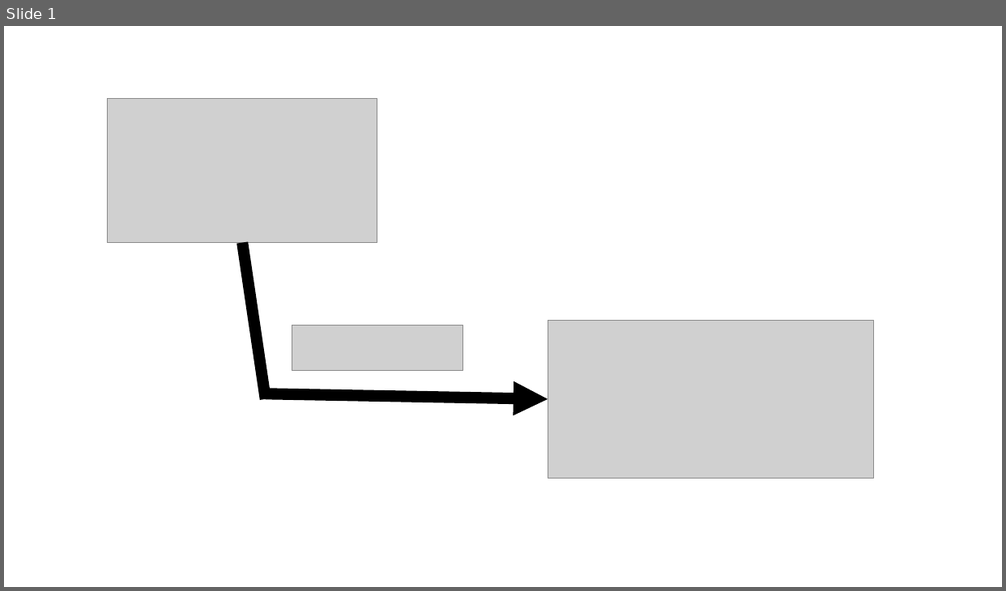
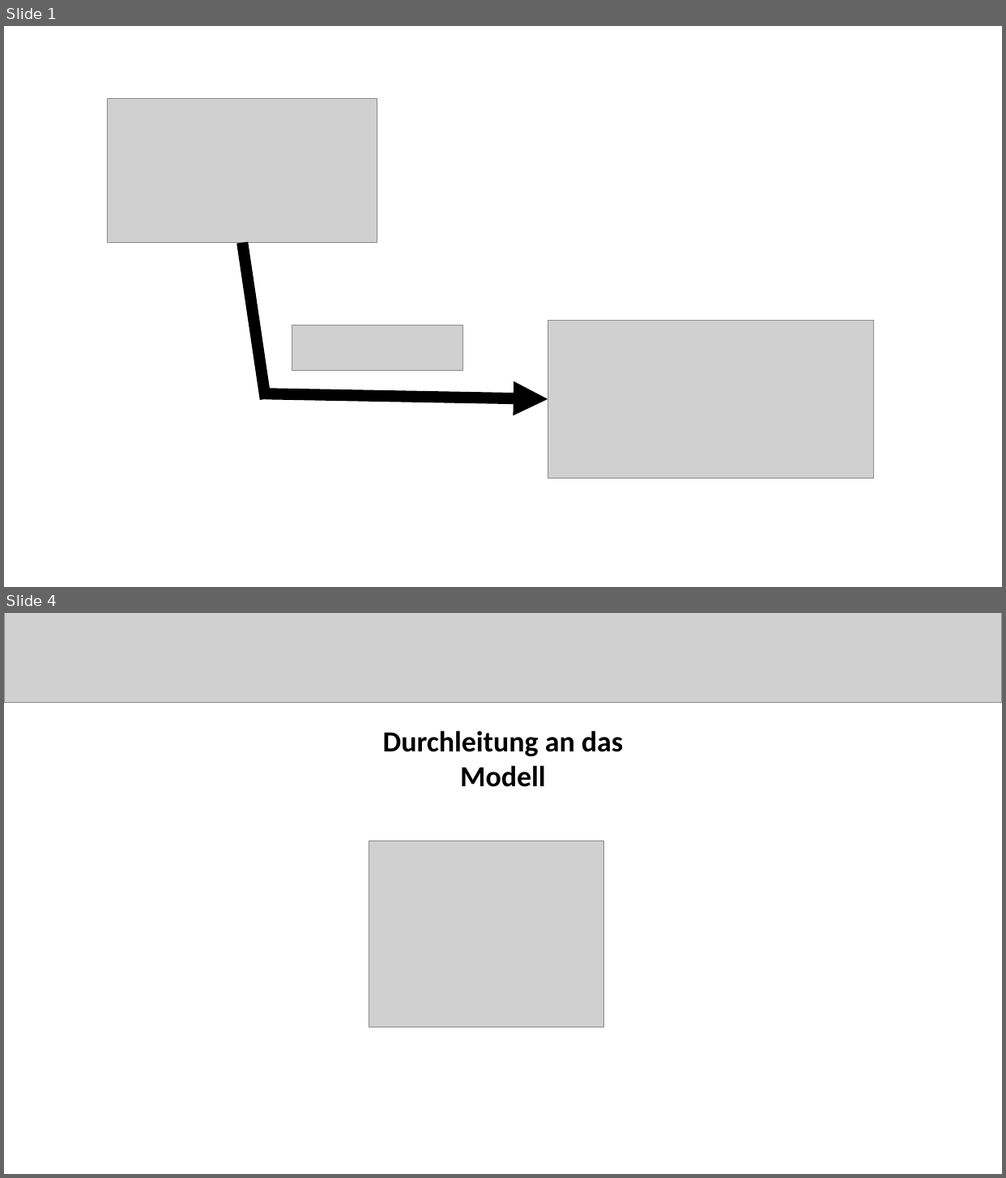
Before and after one commit to osl2/DAQ-Documents, a slide deck: 2-Entwurf/1-Phasenartefakt/Vortrag/Vortrag - Entwurf.pptx. Shown one above the other, each under a label of ours: slide 1 before the commit, slides 1 and 4 after it; the slides between them are not shown. The pictures are 1006x591 and 1006x1178 pixels, drawn with LibreOffice and Linux fonts; fonts in the diff are those of the drawing; grey boxes stand for pictures. Boxes give left, top, right and bottom in pixels: in the first picture for what was removed or moved away, otherwise in the second. Text is boxed around its words. In the diff, an @@ line names an element or a change of style, - is before the commit and + after.

```diff
--- a/2-Entwurf/1-Phasenartefakt/Vortrag/Vortrag - Entwurf.pptx
+++ b/2-Entwurf/1-Phasenartefakt/Vortrag/Vortrag - Entwurf.pptx
@@ slide 4 added at (4, 613, 1002, 1174), background #FFFFFF @@
@@ picture added at (4, 613, 1002, 703) @@
@@ text added at (383, 730, 623, 787), 28 pt, text #000000, bold @@
+Durchleitung an das Modell
@@ picture added at (368, 841, 604, 1027) @@
```
Also in this commit, not shown: 14 other slides added, 13 slides removed, 5 other files.
